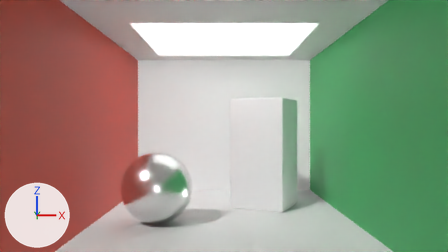
What one commit did to the Blender file scenes/cornell.blend.
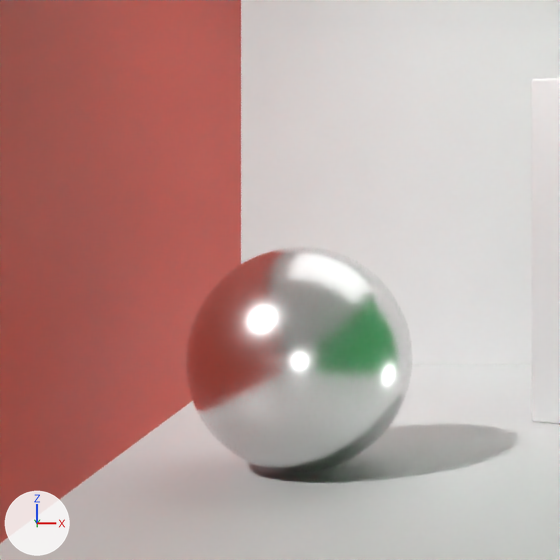
Each version appears first from the file's camera 'Camera', and next in a close-up on the part from 14% to 53% of the width and 29% to 100% of the height. Every picture has the same lights, and +X, +Y and +Z are marked at lower left.
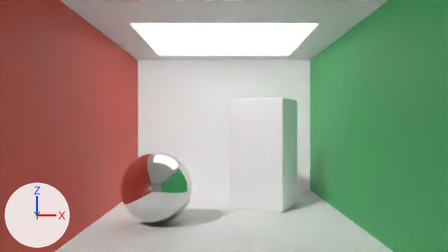
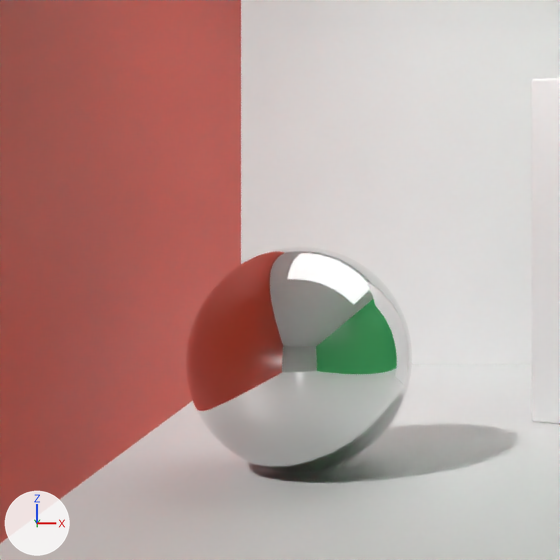
What differs and where, as boxes [x1, y1, x2, y2] in the close-ups (560 x 560 px):
'Icosphere', surface changed: [193, 248, 402, 472] in both

The edits, one by one:
In material 'Mirror' (mat_mirror), roughness goes from 0.25 to 0.0.
